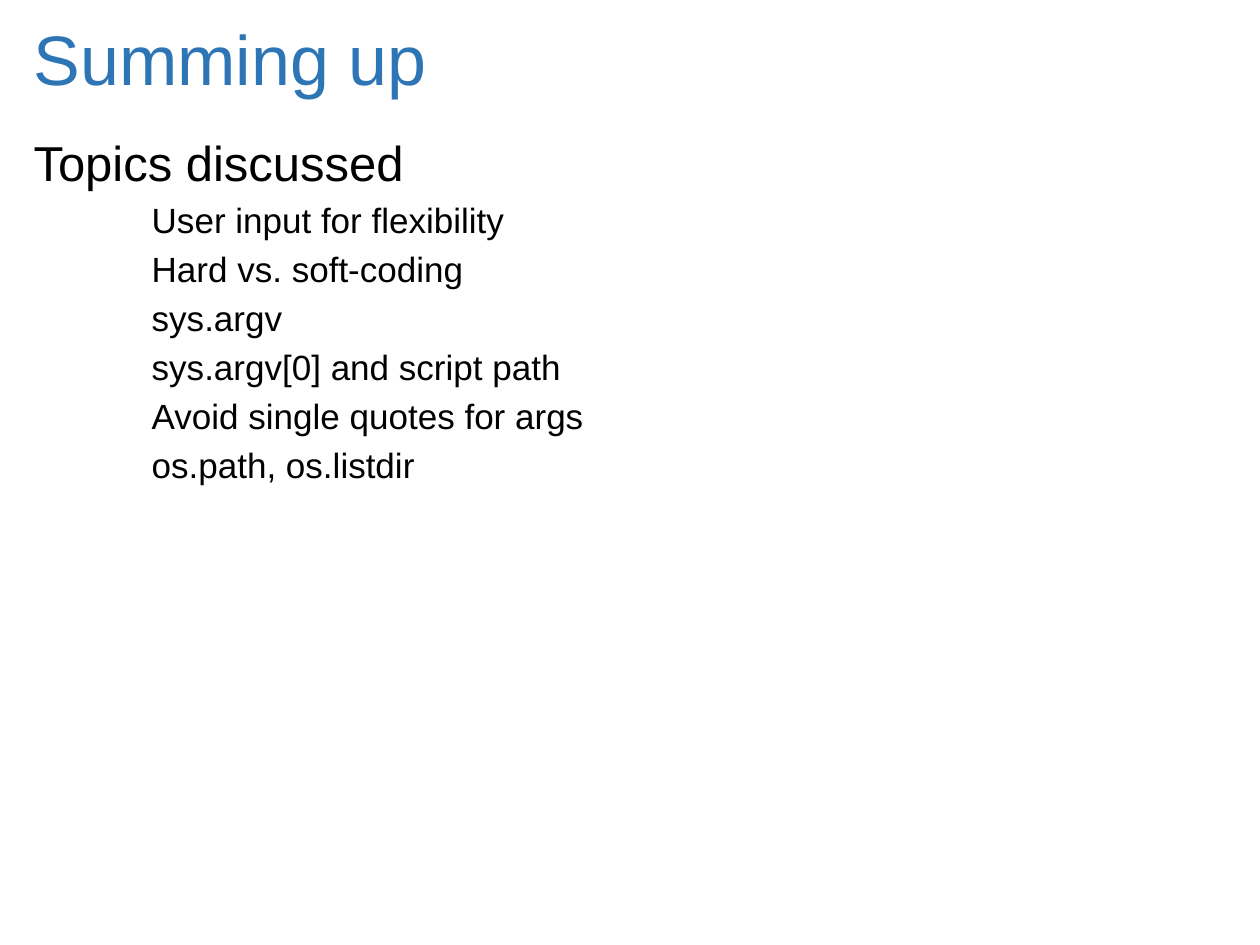
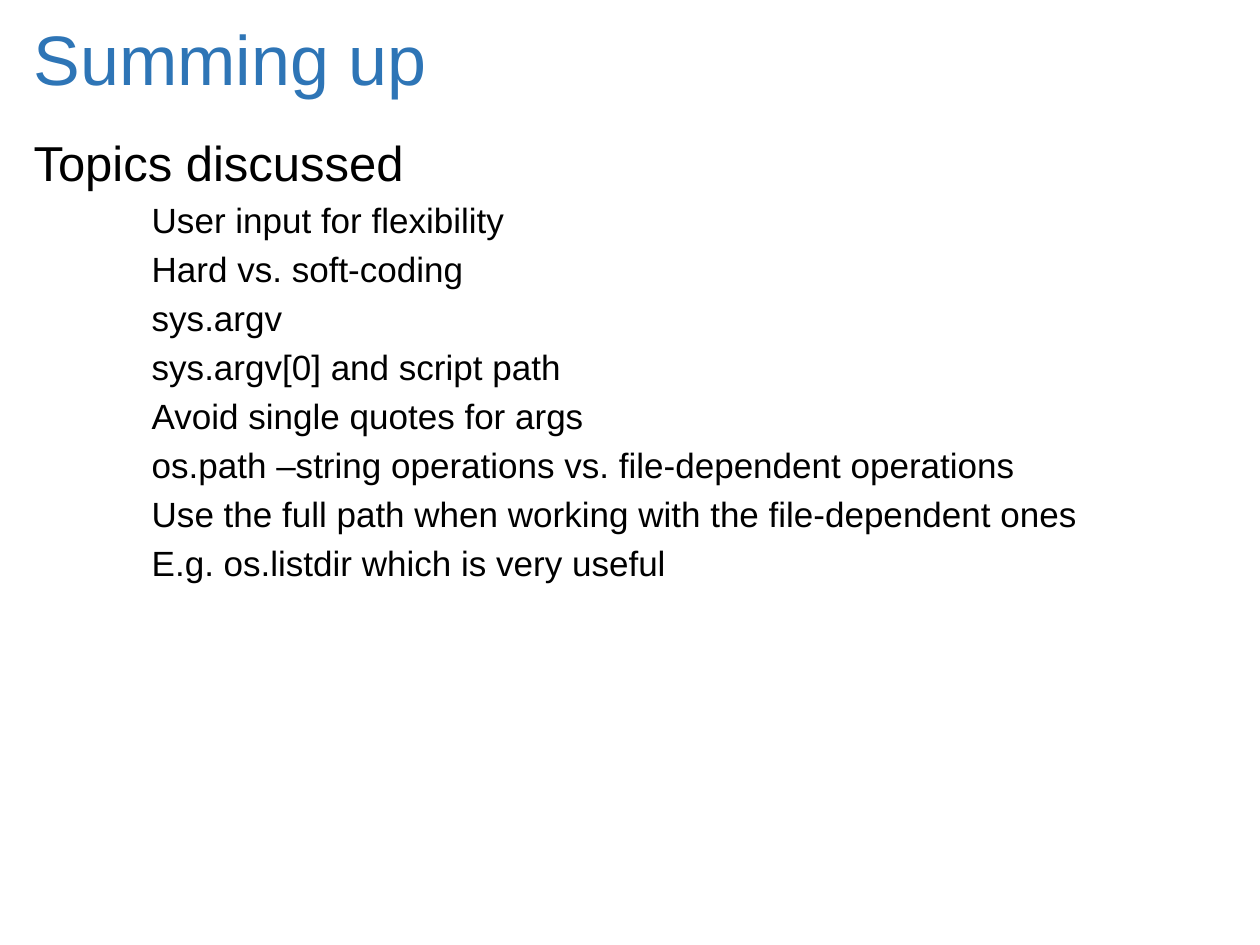
Before and after one commit to lgtateos/gis540, a slide deck: slide 38 of slides/passArgs.pptx. Drawn at 1260x945 pixels with LibreOffice and Linux fonts; fonts in the diff are those of the drawing. Boxes give left, top, right and bottom in pixels: in the first picture for what was removed or moved away, otherwise in the second. Text is boxed around its words. In the diff, an @@ line names an element or a change of style, - is before the commit and + after.

```diff
--- a/slides/passArgs.pptx
+++ b/slides/passArgs.pptx
@@ text at bbox=[152, 452, 1076, 583]: text changed @@
-    os.path, os.listdir
+    os.path –string operations vs. file-dependent operations
+    Use the full path when working with the file-dependent ones
+    E.g. os.listdir which is very useful
```
